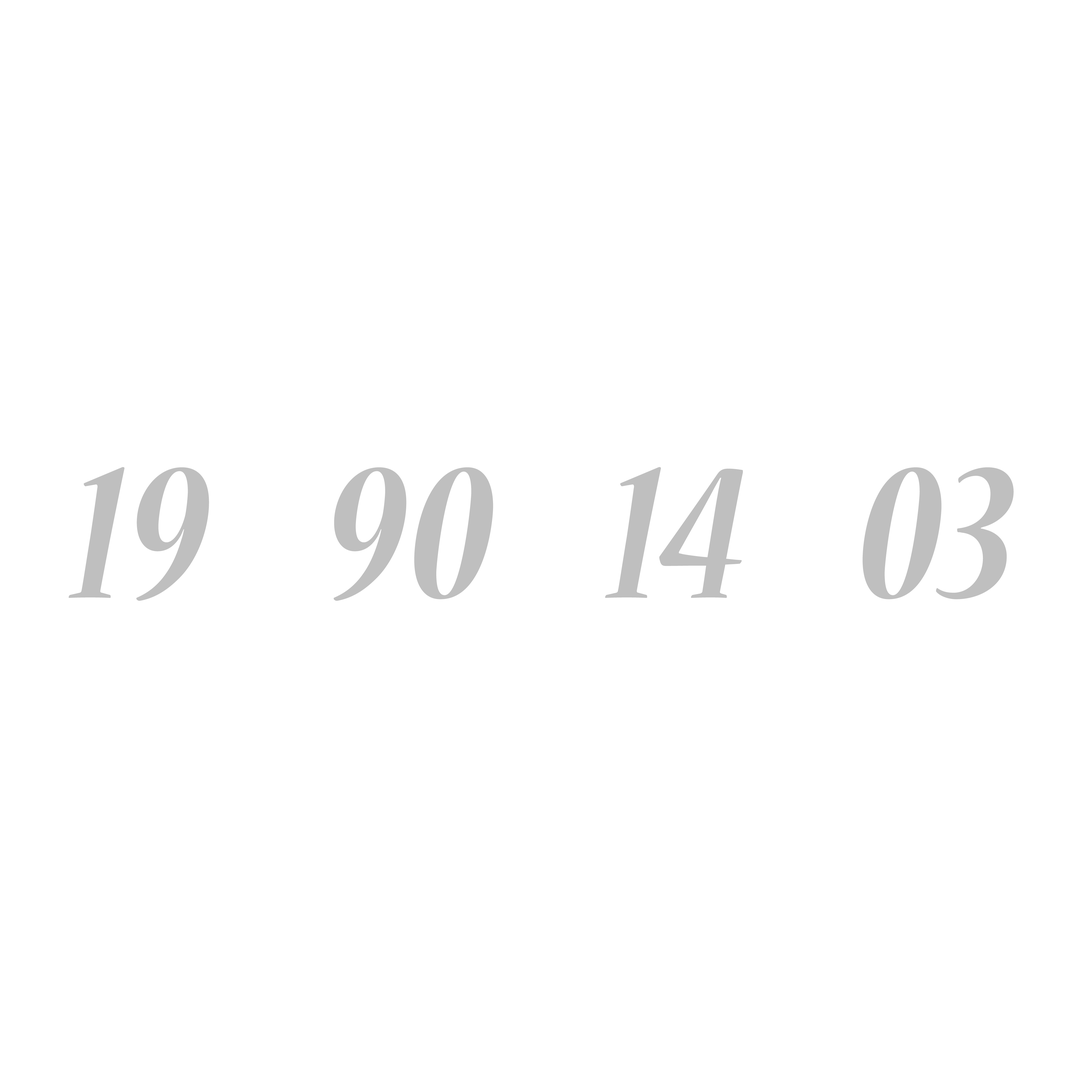
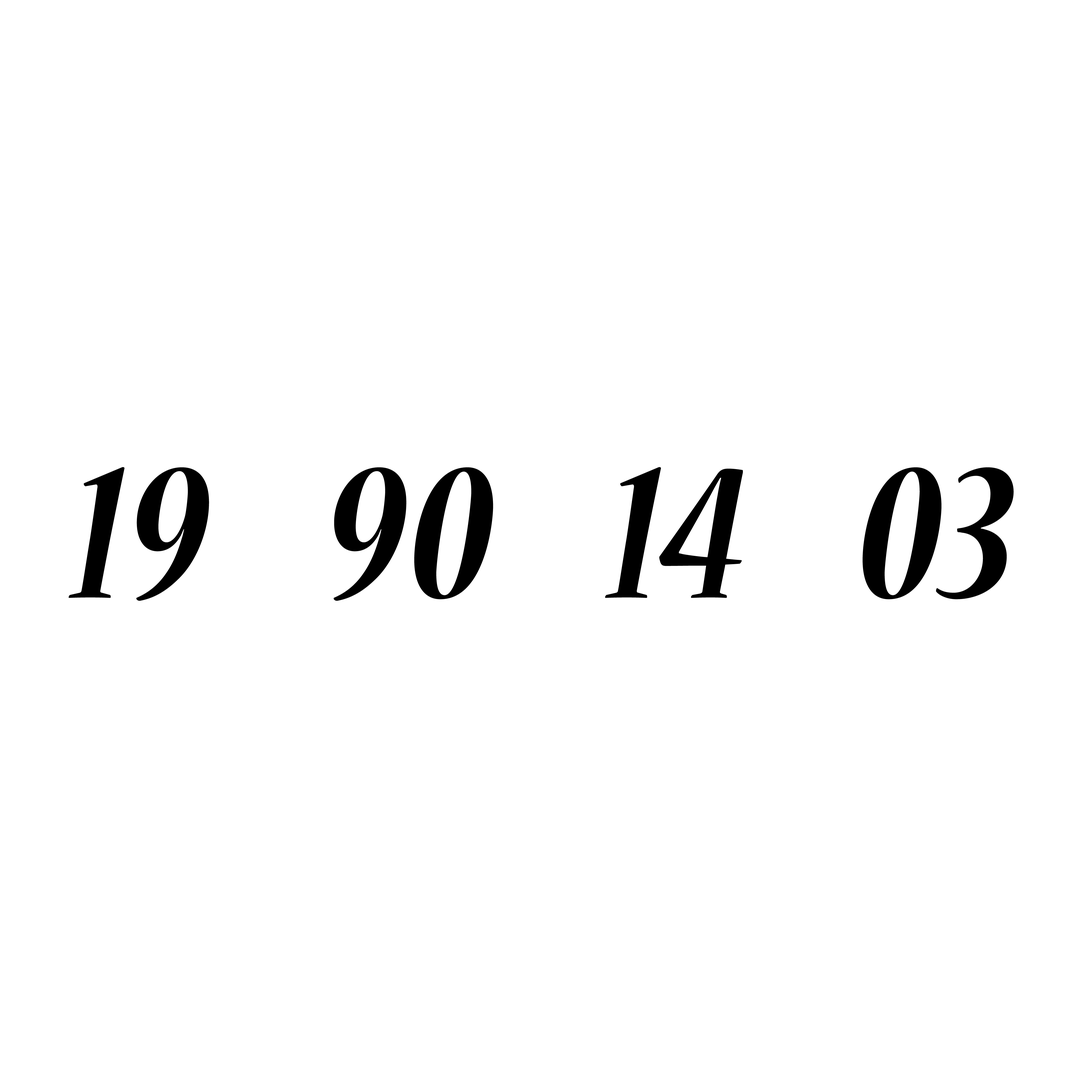
Two versions of the same layered image (1091x1091). Layer-by-layer changes:
painted on "19 90 14 03" over [68, 467, 1015, 602]
